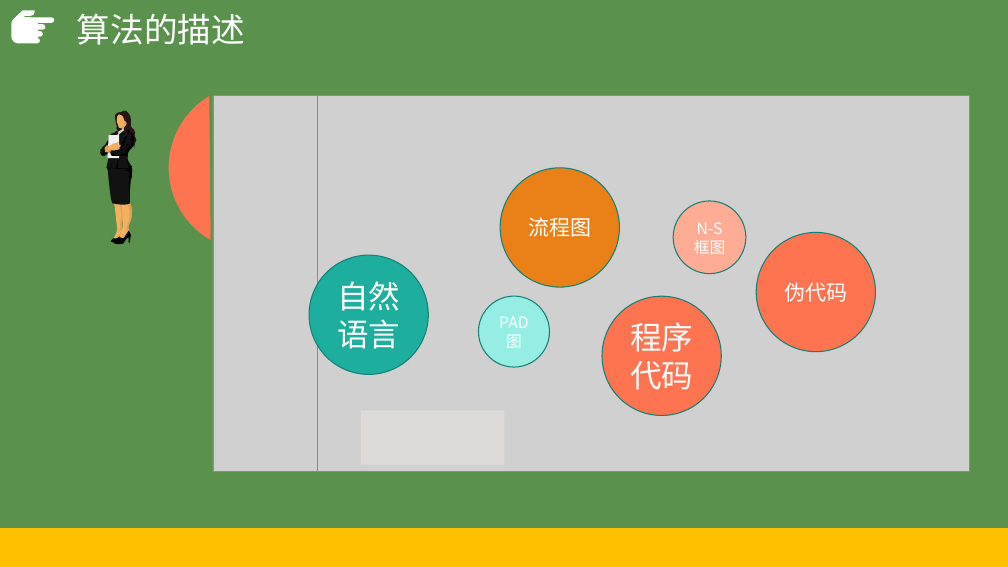
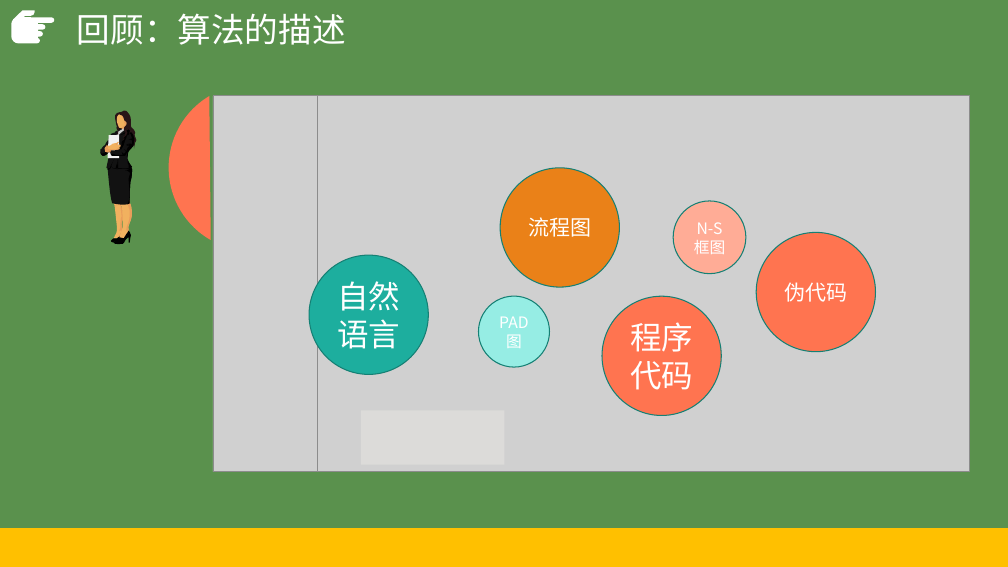
Before and after one commit to hongm32/2020design, a slide deck: slide 4 of 【第09课】枚举算法/【第09课】枚举算法.pptx. Drawn at 1008x567 pixels with LibreOffice and Linux fonts; fonts in the diff are those of the drawing; grey boxes stand for pictures. Boxes give left, top, right and bottom in pixels: in the first picture for what was removed or moved away, otherwise in the second. Text is boxed around its words. In the diff, an @@ line names an element or a change of style, - is before the commit and + after.

Commit message:
修改《【第09课】枚举算法》课件及源码部分错误

```diff
--- a/【第09课】枚举算法/【第09课】枚举算法.pptx
+++ b/【第09课】枚举算法/【第09课】枚举算法.pptx
@@ title at box(77, 13, 346, 45): text changed @@
-算法的描述
+回顾：算法的描述
```
Also in this commit, not shown: 8 other slides changed, 1 slide added, 8 other files.
